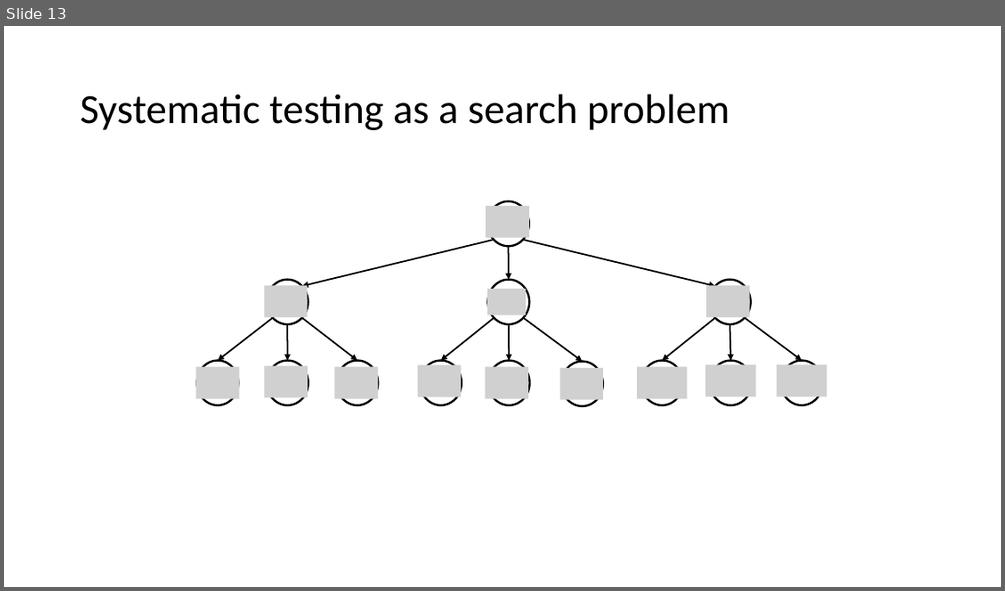
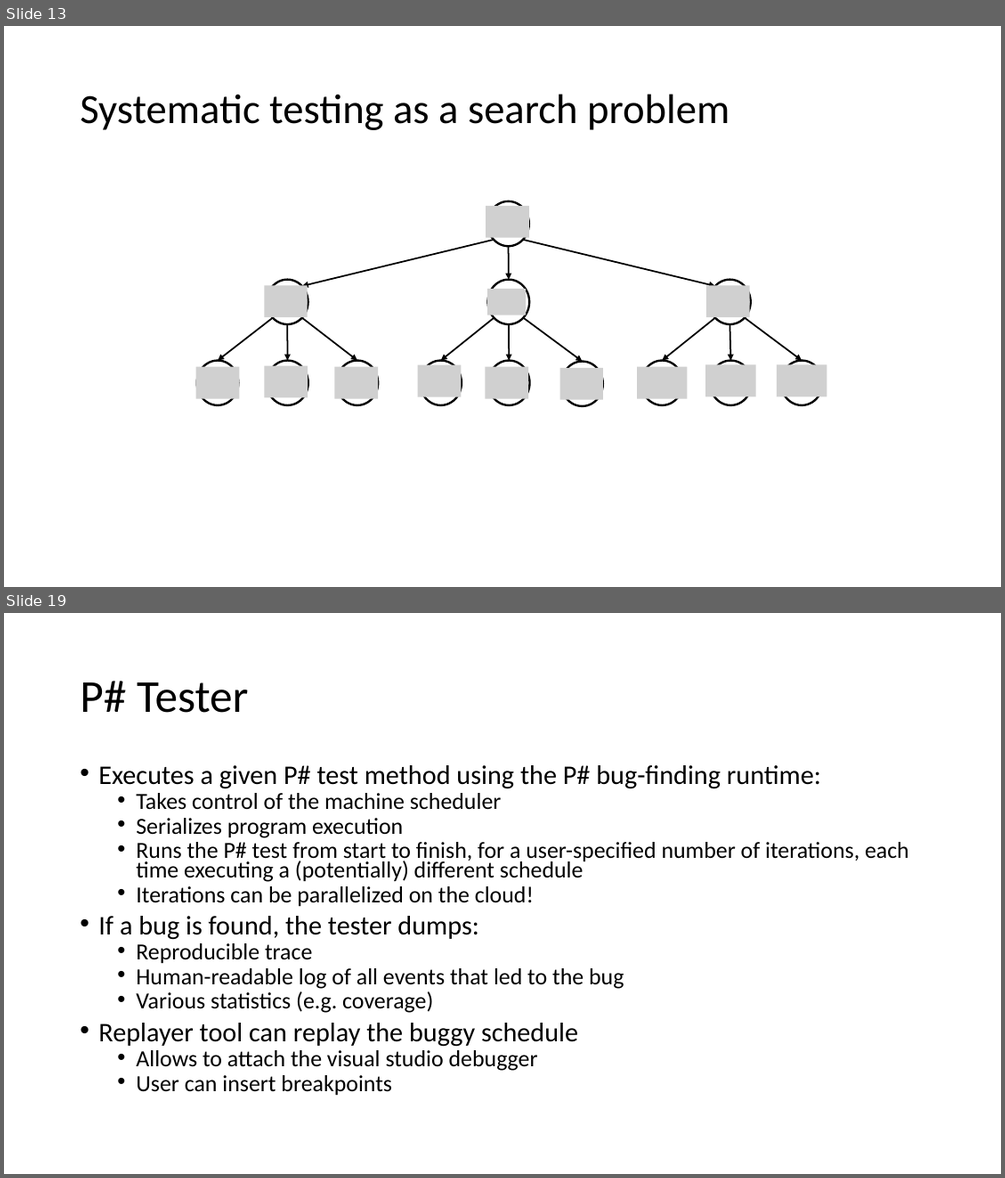
Before and after one commit to p-org/P, a slide deck: Tutorial/P-tutorial.pptx. Shown one above the other, each under a label of ours: slide 13 before the commit, slides 13 and 19 after it; the slides between them are not shown. The pictures are 1005x591 and 1005x1178 pixels, drawn with LibreOffice and Linux fonts; fonts in the diff are those of the drawing; grey boxes stand for pictures. Boxes give left, top, right and bottom in pixels: in the first picture for what was removed or moved away, otherwise in the second. Text is boxed around its words. In the diff, an @@ line names an element or a change of style, - is before the commit and + after.

```diff
--- a/Tutorial/P-tutorial.pptx
+++ b/Tutorial/P-tutorial.pptx
@@ slide 19 added at [4,613,1001,1174], background #FFFFFF @@
@@ title added at [80,681,249,713], 44 pt, text #000000 @@
+P# Tester
@@ text added at [98,765,909,1095], 22.2 pt, text #000000 @@
+• Executes a given P# test method using the P# bug-finding runtime:
+  • Takes control of the machine scheduler
+  • Serializes program execution
+  • Runs the P# test from start to finish, for a user-specified number of iterations, each time executing a (potentially) different schedule
+  • Iterations can be parallelized on the cloud!
+• If a bug is found, the tester dumps:
+  • Reproducible trace
+  • Human-readable log of all events that led to the bug
+  • Various statistics (e.g. coverage)
+• Replayer tool can replay the buggy schedule
+  • Allows to attach the visual studio debugger
+  • User can insert breakpoints
```
Also in this commit, not shown: 7 other slides added, 4 other files.
